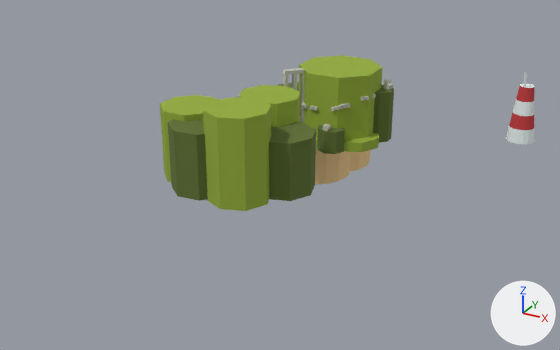
The Blender file Scenes/islands/jungle/jungle.blend, before and after one commit.
One viewpoint serves both versions: a camera (50 mm lens) standing at (251.0, -541.0, 201.0) and looking at (34.0, -147.0, 4.0). The axes (+X, +Y, +Z) are drawn at lower right. The lights are the same throughout.

Objects in the first picture: 'beach-col.001', 'beach-col.002', 'ground-col.007', 'ground-col.008', 'ground-col.009', 'ground-col.010', 'ground-col.012', 'ground-col.013', 'ground-col.015', 'ground-col.016', 'ground-col.017', 'lighthouse-col'.
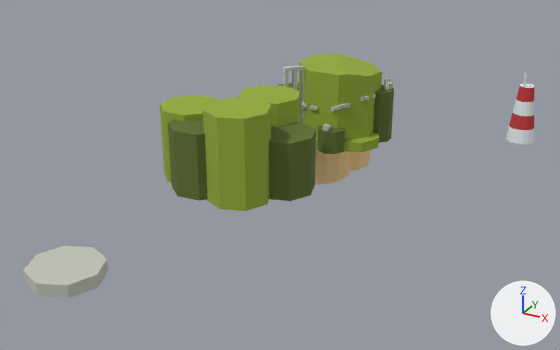
Location of each change, (x1, y1, x2, y2) in pixels of the pictures (560 x 350 px):
'ground-col.007', reshaped: before (299, 55, 382, 140); after (299, 53, 382, 140)
'ground-col.018', added: after (23, 246, 108, 298)

Patch to the scene script:
```diff
--- a/Scenes/islands/jungle/jungle.blend.py
+++ b/Scenes/islands/jungle/jungle.blend.py
@@ me_cylinder_014 @@
 me_cylinder_014.from_pydata(...)  # 16 vertices, 10 faces; spans x -29.4..29.4, y -29.4..29.4, z 0.0..52.0
 # used by ob_ground_col_007; location = (31.0, -53.0, -1.0); rotation_euler = (0.0, 0.0, -0.392), in degrees (0, 0, -22)
 # verts and faces of me_cylinder_014; kept vertices keep their numbers, new ones are numbered from 16
 # before: 1 (0.0, 29.4, 52.0) at pixel (370, 59), 3 (20.8, 20.8, 52.0) at pixel (382, 67), 4 (29.4, 0.0, 0.0), 5 (29.4, 0.0, 52.0) at pixel (369, 75), 6 (20.8, -20.8, 0.0)
 # before: 7 (20.8, -20.8, 52.0) at pixel (338, 77), 9 (0.0, -29.4, 52.0) at pixel (308, 73), 11 (-20.8, -20.8, 52.0) at pixel (298, 64), 12 (-29.4, 0.0, 0.0), 13 (-29.4, 0.0, 52.0) at pixel (313, 57)
 # before: 14 (-20.8, 20.8, 0.0), 15 (-20.8, 20.8, 52.0) at pixel (341, 55)
+# me_cylinder_014 part 1
+delete_faces([(4, 5, 7, 6), (1, 15, 13, 11, 9, 7, 5, 3), (12, 13, 15, 14)])
+for i in [7, 9, 11, 13]: verts[i] += (0.0, 0.0, 2.0)
+verts[1] = (0.0, 29.4, 49.7)  # moved, pixel (370, 62)
+verts[3] = (20.8, 20.8, 49.1)  # moved, pixel (382, 71)
+verts[5] = (29.4, 0.0, 51.4)  # moved, pixel (369, 76)
+verts[15] = (-20.8, 20.8, 52.9)  # moved, pixel (342, 54)
+verts[16] = (23.6, -13.8, 54.0)  # pixel (349, 74)
+verts[17] = (-23.3, 14.6, 54.0)  # pixel (333, 53)
+faces += [(1, 15, 17, 16, 5, 3), (7, 16, 17, 13, 11, 9), (12, 13, 17, 15, 14), (4, 5, 16, 7, 6)]
 me_cylinder_014.materials.append(mat_94ad39)
@@ me_cylinder_028 @@
+me_cylinder_028.from_pydata(...)  # an 8-sided cylinder along z spanning x -20.0..20.0, y -20.0..20.0, z 0.0..7.0
+me_cylinder_028.materials.append(mat_c4c6b8)  # light grey #c4c6b8
@@ ob_ground_col_018 @@
+ob_ground_col_018 = bpy.data.objects.new('ground-col.018', me_cylinder_028)
+ob_ground_col_018.location = (-2.0, -300.0, 0.0)
```
